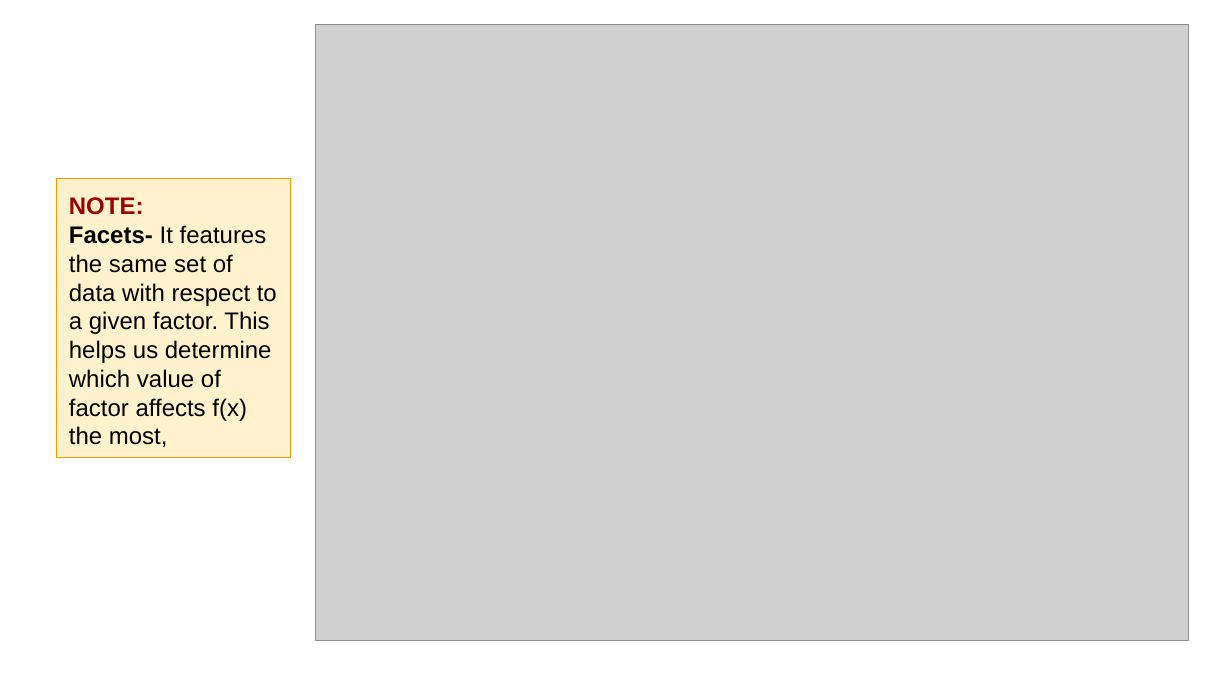
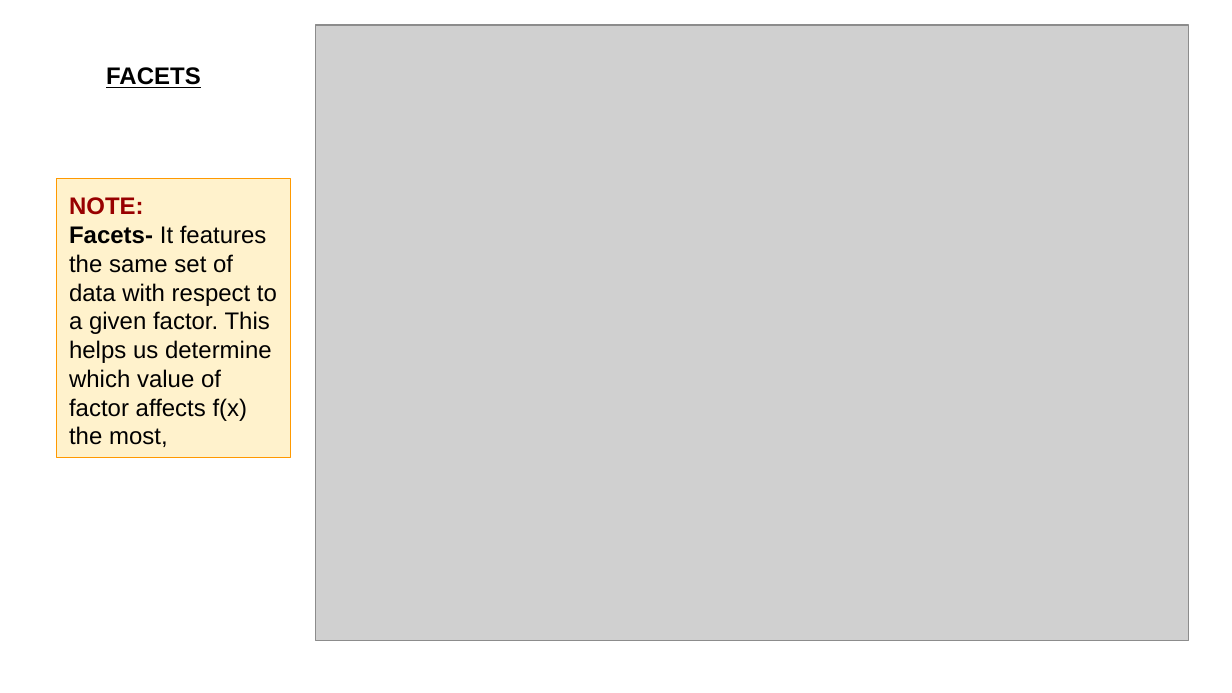
Before and after one commit to Decision-Stats/ppts, a slide deck: slide 35 of GGPLOT IN PYTHON.pptx (slide 36 before the commit). Drawn at 1232x693 pixels with LibreOffice and Linux fonts; fonts in the diff are those of the drawing; grey boxes stand for pictures. Boxes give left, top, right and bottom in pixels: in the first picture for what was removed or moved away, otherwise in the second. Text is boxed around its words. In the diff, an @@ line names an element or a change of style, - is before the commit and + after.

```diff
--- a/GGPLOT IN PYTHON.pptx
+++ b/GGPLOT IN PYTHON.pptx
@@ text added at [106,67,201,88], 14 pt, text #000000, bold, underline @@
+FACETS
```
Also in this commit, not shown: 22 other slides changed, 1 slide added, 2 slides removed, 1 other file.
